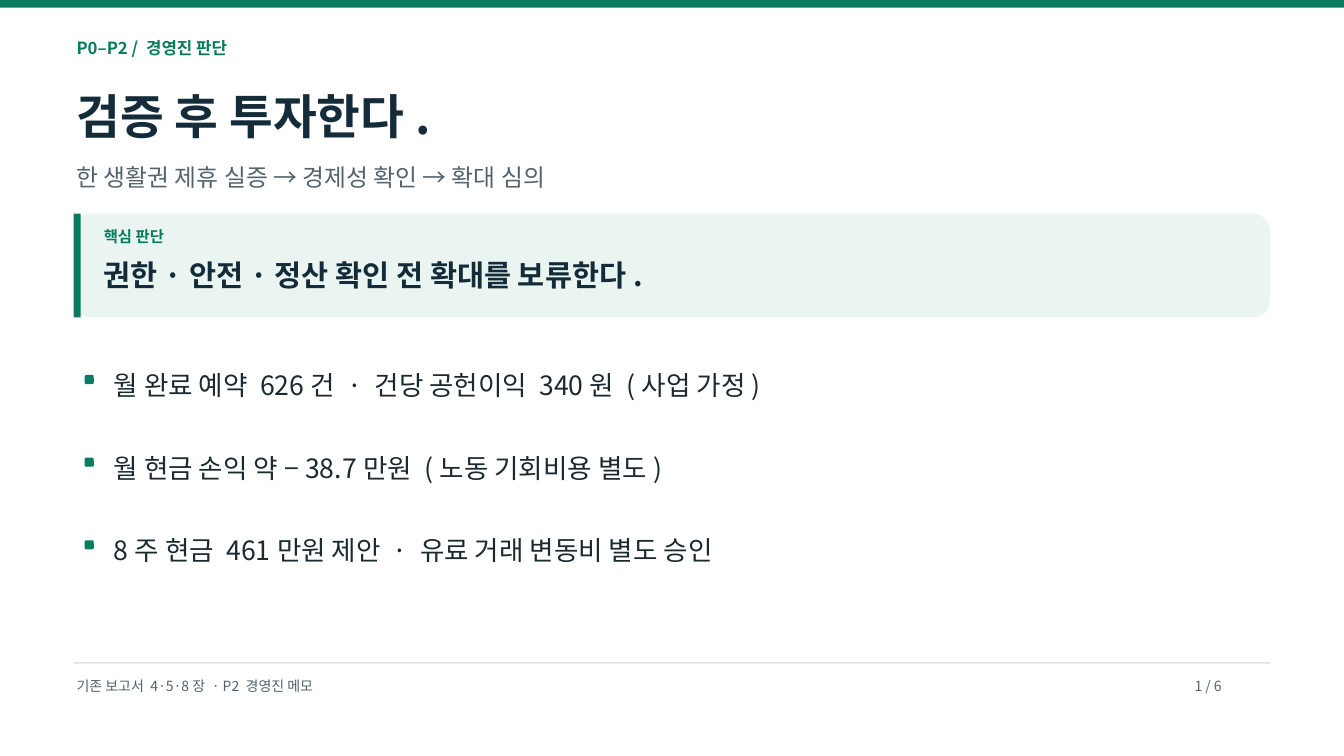
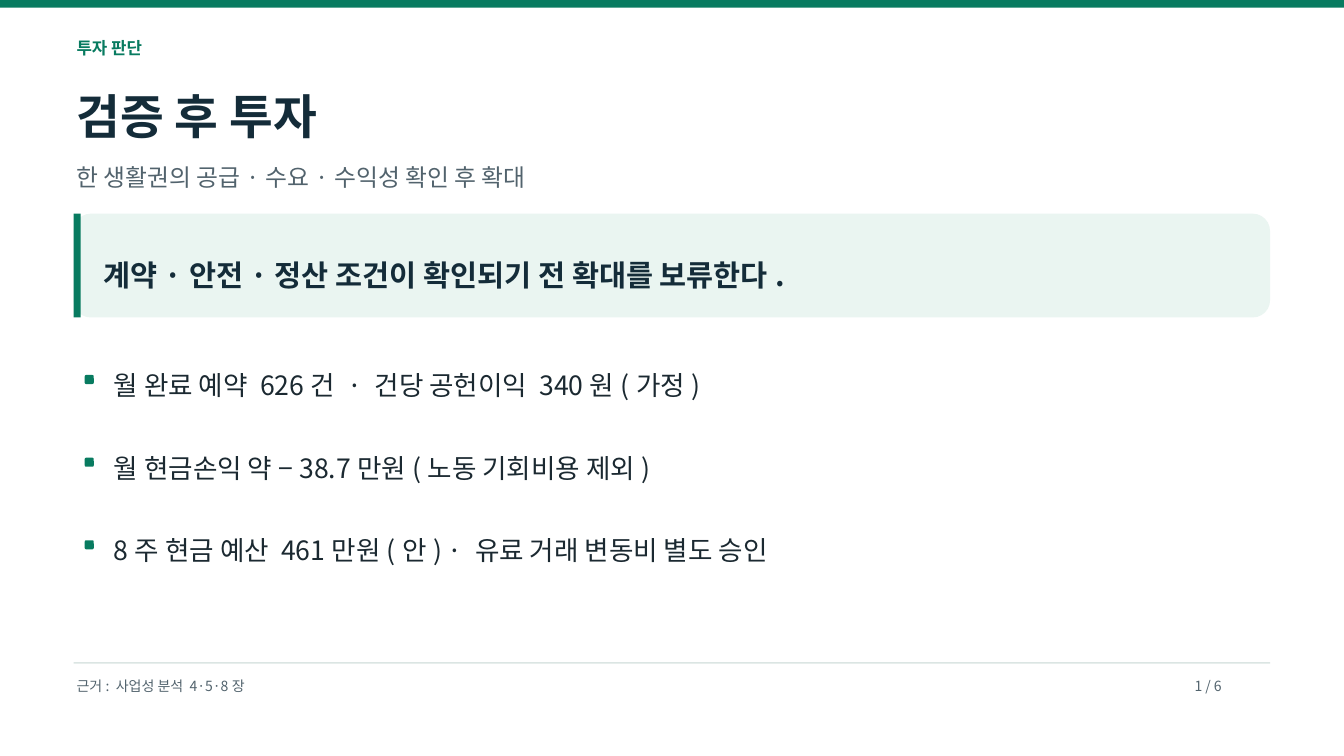
Before and after one commit to dohyunkimmm/footmate-case-study, a slide deck: slide 1 of src/case-study/downloads/footmate_strategy_p0_p2.pptx. Drawn at 1344x756 pixels with LibreOffice and Linux fonts; fonts in the diff are those of the drawing. Boxes give left, top, right and bottom in pixels: in the first picture for what was removed or moved away, otherwise in the second. Text is boxed around its words. In the diff, an @@ line names an element or a change of style, - is before the commit and + after.

```diff
--- a/src/case-study/downloads/footmate_strategy_p0_p2.pptx
+++ b/src/case-study/downloads/footmate_strategy_p0_p2.pptx
@@ text at box(77, 40, 142, 56): text changed @@
-P0–P2 / 경영진 판단
+투자 판단
@@ text at box(77, 94, 317, 139): text changed @@
-검증 후 투자한다.
+검증 후 투자
@@ text at box(77, 166, 526, 188): text changed @@
-한 생활권 제휴 실증 → 경제성 확인 → 확대 심의
+한 생활권의 공급·수요·수익성 확인 후 확대
@@ text removed at box(104, 229, 164, 244) @@
-핵심 판단
@@ text at box(104, 261, 768, 289): text changed @@
-권한·안전·정산 확인 전 확대를 보류한다.
+계약·안전·정산 조건이 확인되기 전 확대를 보류한다.
@@ text at box(114, 373, 685, 397): text changed @@
-월 완료 예약 626건 · 건당 공헌이익 340원 (사업 가정)
+월 완료 예약 626건 · 건당 공헌이익 340원(가정)
@@ text at box(114, 456, 635, 480): text changed @@
-월 현금 손익 약 −38.7만원 (노동 기회비용 별도)
+월 현금손익 약 −38.7만원(노동 기회비용 제외)
@@ text at box(165, 538, 768, 562): text changed @@
-8주 현금 461만원 제안 · 유료 거래 변동비 별도 승인
+8주 현금 예산 461만원(안) · 유료 거래 변동비 별도 승인
@@ text at box(77, 679, 229, 692): text changed @@
-기존 보고서 4·5·8장 · P2 경영진 메모
+근거: 사업성 분석 4·5·8장
```
Also in this commit, not shown: 5 other slides changed, 15 other files.
